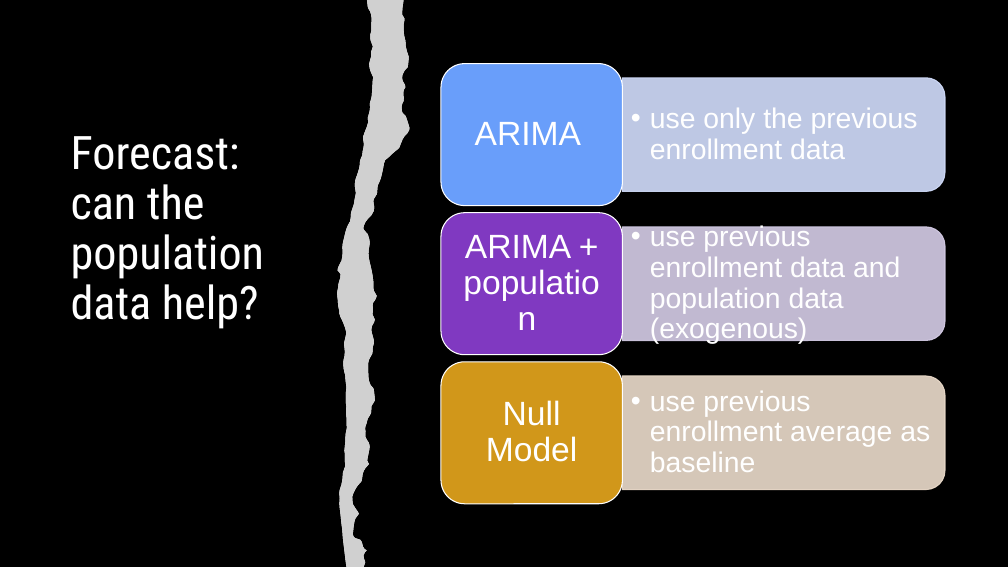
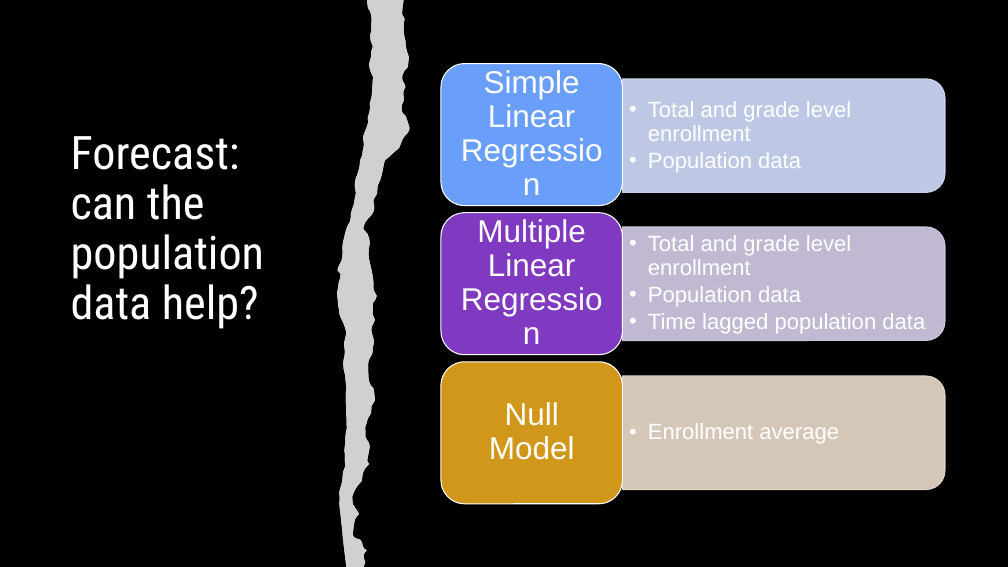
Before and after one commit to lauraminter/seattle-kids, a slide deck: slide 10 of assets/Seattle-kids-slides.pptx. Drawn at 1008x567 pixels with LibreOffice and Linux fonts; fonts in the diff are those of the drawing; grey boxes stand for pictures. Boxes give left, top, right and bottom in pixels: in the first picture for what was removed or moved away, otherwise in the second. Text is boxed around its words. In the diff, an @@ line names an element or a change of style, - is before the commit and + after.

Commit message:
added grade level analyses

```diff
--- a/assets/Seattle-kids-slides.pptx
+++ b/assets/Seattle-kids-slides.pptx
@@ text at <box>484,70,580,128</box>: text changed; size 32 to 30 pt @@
-ARIMA
+Simple Linear Regression
@@ text at <box>648,101,851,172</box>: text changed; size 27 to 21 pt @@
-  • use only the previous enrollment data
+  • Total and grade level enrollment
+  • Population data
@@ text at <box>477,219,585,277</box>: text changed; size 32 to 30 pt @@
-ARIMA + population
+Multiple Linear Regression
@@ text at <box>648,235,925,333</box>: text changed; size 27 to 21 pt @@
-  • use previous enrollment data and population data (exogenous)
+  • Total and grade level enrollment
+  • Population data
+  • Time lagged population data
@@ text "Null Model" at <box>489,402,575,460</box>: size 32 to 30 pt @@
@@ text at <box>648,423,839,443</box>: text changed; size 27 to 21 pt @@
-  • use previous enrollment average as baseline
+  • Enrollment average
```
Also in this commit, not shown: 5 other slides changed, 1 slide added, 1 slide removed, 1 other file.
